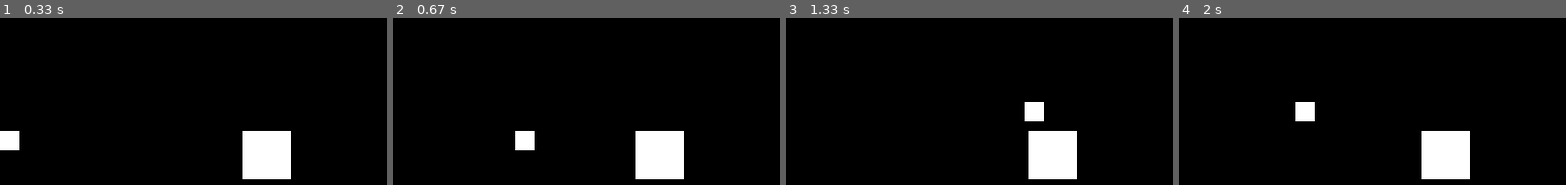
Above: before the commit, frames 1-4 (left to right).
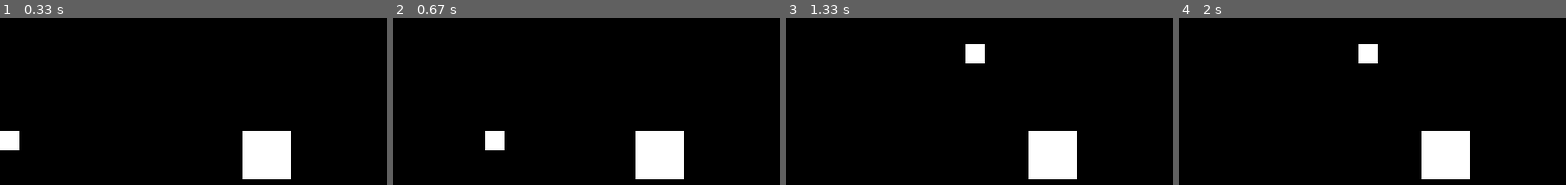
Above: after the commit, the same moments.

Repository: LennikGamez/Pygameframework
Game: pygame game, started from main.py
Two runs of this game, one before a commit and one after it. Both use one fixed random seed, a clock stepped at 60 frames per second and the inputs below.
Inputs:
- Up to frame 1 (0.33 s): no input
- Up to frame 2 (0.67 s): hold Right from 0.33 s (still down)
- Up to frame 3 (1.33 s): release Right at 0.8 s; hold Up 0.83-1.13 s; hold Right from 1.17 s (still down)
- Up to frame 4 (2 s): release Right at 1.63 s; hold Left from 1.67 s (still down)

Frame 1 is identical in both runs. In frame 2, 1.2% of the frame differs, in the area x 23-37%, y 67-80%; in frame 3, 1.2%; in frame 4, 1.2%.

Commit message:
"rewrote collisions without pygame rects but with custom coordinate calculations of hitbox class"

Diff:
--- a/framework/collisionhandler.py
+++ b/framework/collisionhandler.py
@@ -108,17 +108,17 @@
 
 
 def left_right_jump(h1, h2):
-    if h1.old_rect.right <= h2.rect.left and h1.rect.right >= h2.rect.left:
+    if h1.oldRight() <= h2.left() and h1.right() >= h2.left():
         return True
 
 def top_bottom_jump(h1,h2):
-    if h1.old_rect.bottom <= h2.rect.top and h1.rect.bottom >= h2.rect.top:
+    if h1.oldBottom() <= h2.top() and h1.bottom() >= h2.top():
         return True
 
 def right_left_jump(h1, h2):
-    if h1.old_rect.left >= h2.rect.right and h1.rect.left <= h2.rect.right:
+    if h1.oldLeft() >= h2.right() and h1.left() <= h2.right():
         return True
 
 def bottom_top_jump(h1,h2):
-    if h1.old_rect.top >= h2.rect.bottom and h1.rect.top <= h2.rect.bottom:
+    if h1.oldTop() >= h2.bottom() and h1.top() <= h2.bottom():
         return True
--- a/framework/gameobjects/hitbox.py
+++ b/framework/gameobjects/hitbox.py
@@ -12,53 +12,37 @@
         self.rect = pygame.Rect(self.position.x, self.position.y, self.size.x, self.size.y)
         self.old_rect = self.rect.copy()
 
-    def fixedUpdate(self):
-        self.updateRects()
-
-        return super().fixedUpdate()
-
     def render(self):
         Render.rect(self.position, self.size.x, self.size.y)
 
-    def updateOldRect(self):
-        self.old_rect = self.rect.copy()
-
-    def updateCurrentRect(self):
-        self.rect.topleft = self.position.to_tuple()
-        self.rect.width = self.size.x
-        self.rect.height = self.size.y
-
-    def updateRects(self):
-        self.updateOldRect()
-        self.updateCurrentRect()
 
     def oldRight(self):
-        return self.old_rect.right
+        return self.last_position.x + self.size.x
 
     def oldLeft(self):
-        return self.old_rect.left
+        return self.last_position.x
 
     def oldTop(self):
-        return self.old_rect.top
+        return self.last_position.y
 
     def oldBottom(self):
-        return self.old_rect.bottom
+        return self.last_position.y + self.size.y
 
     def oldCenter(self):
-        return tuple2vec(self.old_rect.center)
+        return self.last_position + self.size/2
 
 
     def right(self):
-        return self.rect.right
+        return self.position.x + self.size.x
 
     def left(self):
-        return self.rect.left
+        return self.position.x
 
     def top(self):
-        return self.rect.top
+        return self.position.y
 
     def bottom(self):
-        return self.rect.bottom
+        return self.position.y + self.size.y
 
     def center(self):
-        return tuple2vec(self.rect.center)
+        return self.position+self.size/2
--- a/framework/gameobjects/position.py
+++ b/framework/gameobjects/position.py
@@ -9,3 +9,7 @@
         self.position = pos
         self.last_position = self.position.copy()
         self.size = Vector()
+
+    def fixedUpdate(self):
+        self.last_position = self.position.copy()
+        return super().fixedUpdate()
--- a/main.py
+++ b/main.py
@@ -15,19 +15,17 @@
         self.addToScene(self.player, self.collider1)
     def loop(self):
         """ Main Loop """
-
+        speed = 300
         if Keyboard.pressed(pygame.K_LEFT):
-            self.player.position.x -= 800 * Game.DELTA
+            self.player.position.x -= speed * Game.DELTA
         if Keyboard.pressed(pygame.K_RIGHT):
-            self.player.position.x += 400 * Game.DELTA
+            self.player.position.x += speed * Game.DELTA
         if Keyboard.pressed(pygame.K_UP):
-            self.player.position.y -= 100 * Game.DELTA
+            self.player.position.y -= speed * Game.DELTA
         if Keyboard.pressed(pygame.K_DOWN):
-            self.player.position.y += 100 * Game.DELTA
+            self.player.position.y += speed * Game.DELTA
 
         collision = CollisionHandler.snapbackCollision(self.player, self.collider1)
 
-        print(self.player.left(),self.player.oldLeft())
-
 g = App()
 g.run(60)
